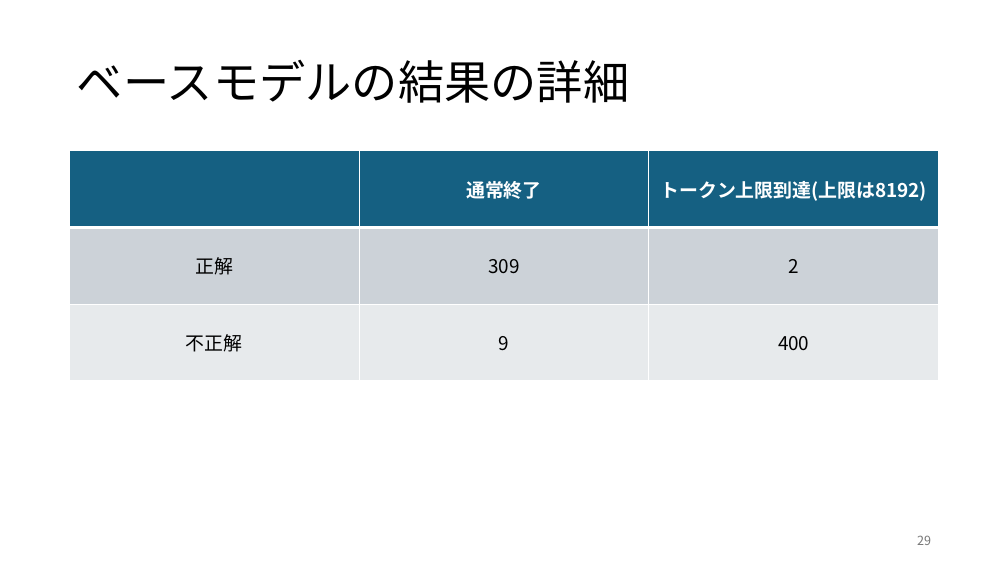
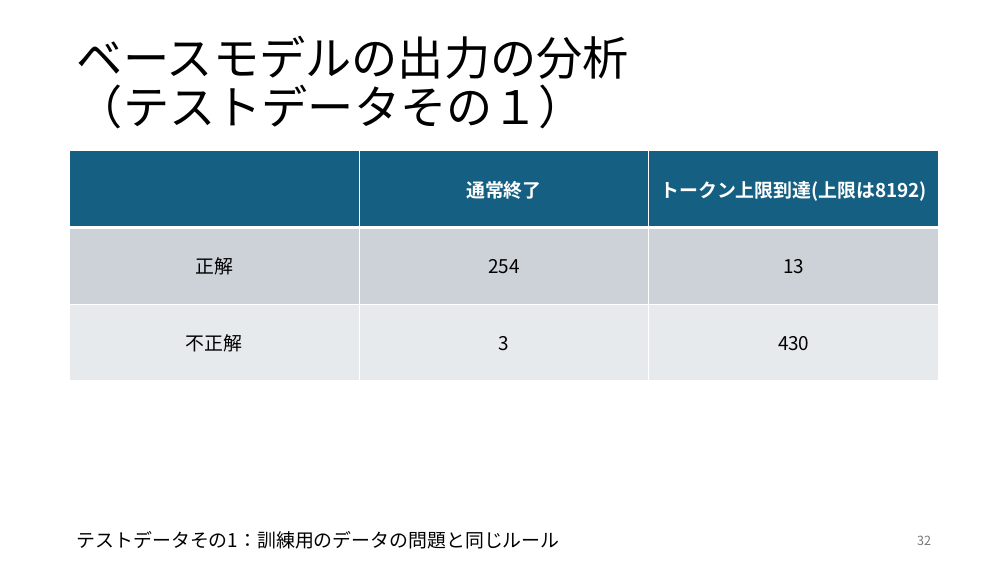
Before and after one commit to rollotea/array-task, a slide deck: slide 32 of 生成AIの追加学習による問題.pptx (slide 29 before the commit). Drawn at 1008x567 pixels with LibreOffice and Linux fonts; fonts in the diff are those of the drawing. Boxes give left, top, right and bottom in pixels: in the first picture for what was removed or moved away, otherwise in the second. Text is boxed around its words. In the diff, an @@ line names an element or a change of style, - is before the commit and + after.

```diff
--- a/生成AIの追加学習による問題.pptx
+++ b/生成AIの追加学習による問題.pptx
@@ title at [77, 36, 629, 129]: text changed @@
-ベースモデルの結果の詳細
+ベースモデルの出力の分析
+（テストデータその１）
@@ table at [70, 151, 938, 381] @@
-row 2, column 2: 309
+row 2, column 2: 254
-row 2, column 3: 2
+row 2, column 3: 13
-row 3, column 2: 9
+row 3, column 2: 3
-row 3, column 3: 400
+row 3, column 3: 430
@@ text added at [77, 531, 560, 549], 18 pt, text #000000 @@
+テストデータその1：訓練用のデータの問題と同じルール
@@ page number at [917, 535, 931, 545]: text changed @@
-29
+32
```
Also in this commit, not shown: 4 other slides changed, 15 slides added, 13 other files.
